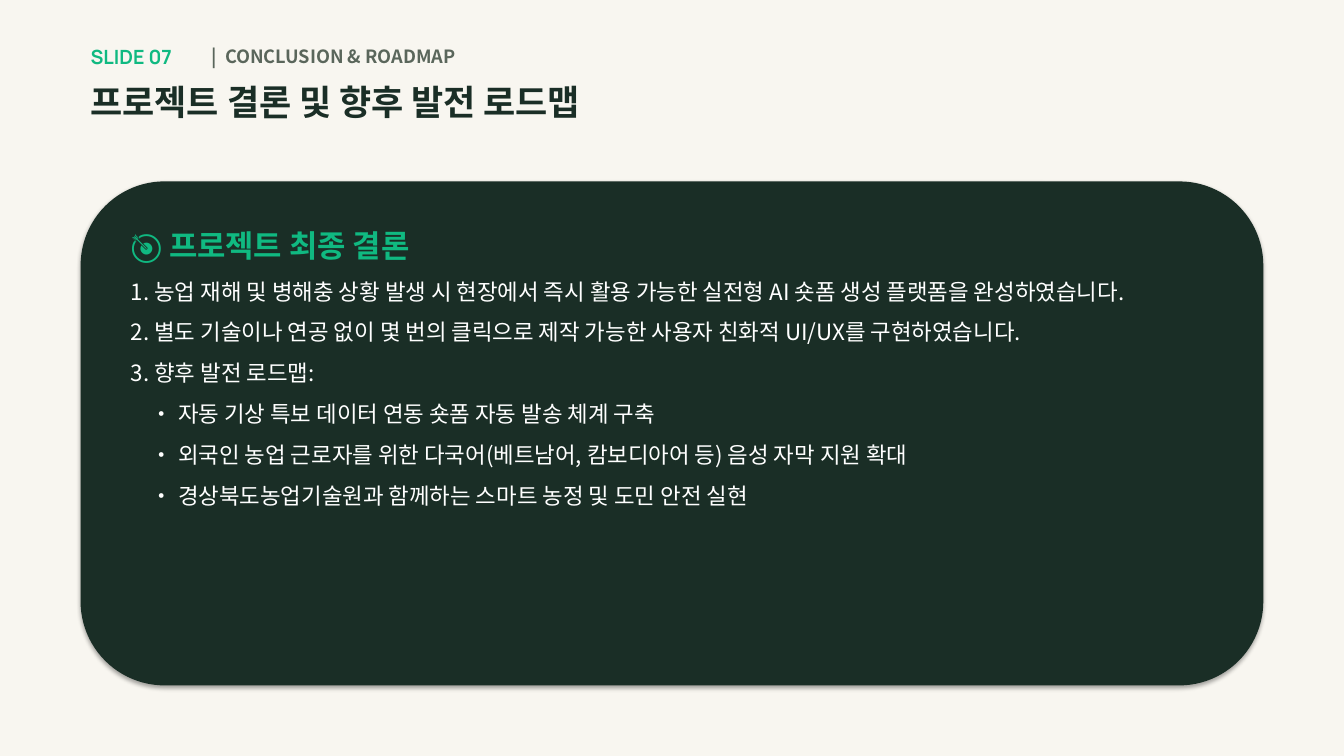
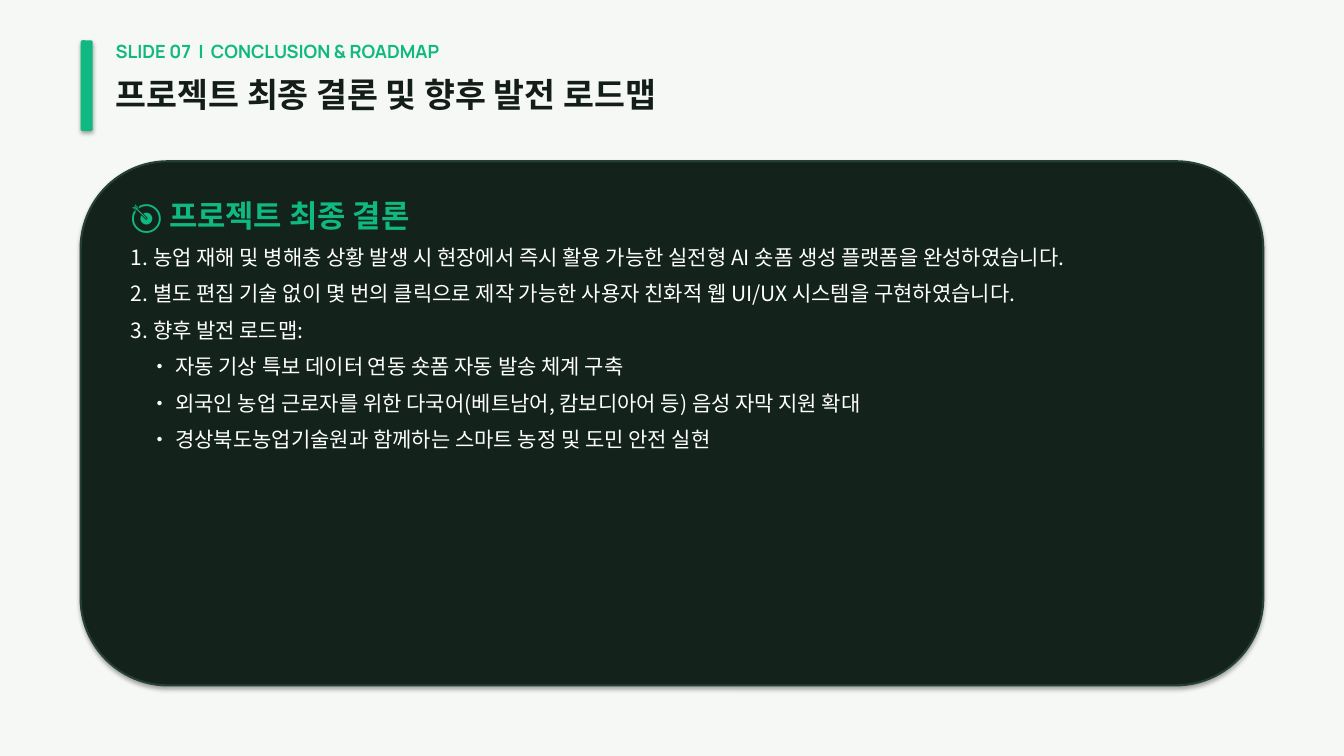
Before and after one commit to freeeuny-cmyk/-, a slide deck: slide 7 of GBAN_AI_숏폼_스튜디오_발표자료_7장.pptx. Drawn at 1344x756 pixels with LibreOffice and Linux fonts; fonts in the diff are those of the drawing. Boxes give left, top, right and bottom in pixels: in the first picture for what was removed or moved away, otherwise in the second. Text is boxed around its words. In the diff, an @@ line names an element or a change of style, - is before the commit and + after.

Commit message:
Upgrade 7-slide presentation deck to high-end luxury design matching AI_Agricultural_Disaster_Shorts_Studio

```diff
--- a/GBAN_AI_숏폼_스튜디오_발표자료_7장.pptx
+++ b/GBAN_AI_숏폼_스튜디오_발표자료_7장.pptx
@@ rectangle at (0, 0, 1344, 756): fill #F8F6F0 to #F6F8F5 @@
@@ rounded rectangle added at (81, 40, 93, 131), fill #10B981 @@
@@ text removed at (91, 49, 172, 65) @@
-SLIDE 07
@@ text at (116, 44, 439, 59): text changed; font Noto Sans CJK KR to Manrope; text colour #5A665B to #10B981 @@
-| CONCLUSION & ROADMAP
+SLIDE 07 | CONCLUSION & ROADMAP
@@ text at (116, 78, 656, 110): text changed; size 25 to 24 pt; text colour #1A2E26 to #141E18 @@
-프로젝트 결론 및 향후 발전 로드맵
+프로젝트 최종 결론 및 향후 발전 로드맵
@@ rounded rectangle: place and size @@
-rounded rectangle at (81, 181, 1263, 686)
+rounded rectangle at (81, 161, 1263, 686)
@@ rounded rectangle at (81, 161, 1263, 686): fill #1A2E26 to #13221B; outline none to #264034 1.5 pt @@
@@ text "🎯 프로젝트 최종 결론": place and size @@
-text "🎯 프로젝트 최종 결론" at (131, 231, 1124, 506)
+text "🎯 프로젝트 최종 결론" at (131, 201, 1064, 449)
@@ text at (131, 247, 1064, 449): size 16 to 15 pt in "1. 농업 재해 및 병해충 상황 발생 ...", "3. 향후 발전 로드맵:", "• 자동 기상 특보 데이터 연동 숏폼 ...", "• 외국인 농업 근로자를 위한 다국어(베트남어, 캄보디아어 ..." and 1 more places; less space between paragraphs @@
@@ text at (131, 283, 1015, 305): text changed; size 16 to 15 pt @@
-2. 별도 기술이나 연공 없이 몇 번의 클릭으로 제작 가능한 사용자 친화적 UI/UX를 구현하였습니다.
+2. 별도 편집 기술 없이 몇 번의 클릭으로 제작 가능한 사용자 친화적 웹 UI/UX 시스템을 구현하였습니다.
```
Also in this commit, not shown: 6 other slides changed, 8 other files.
